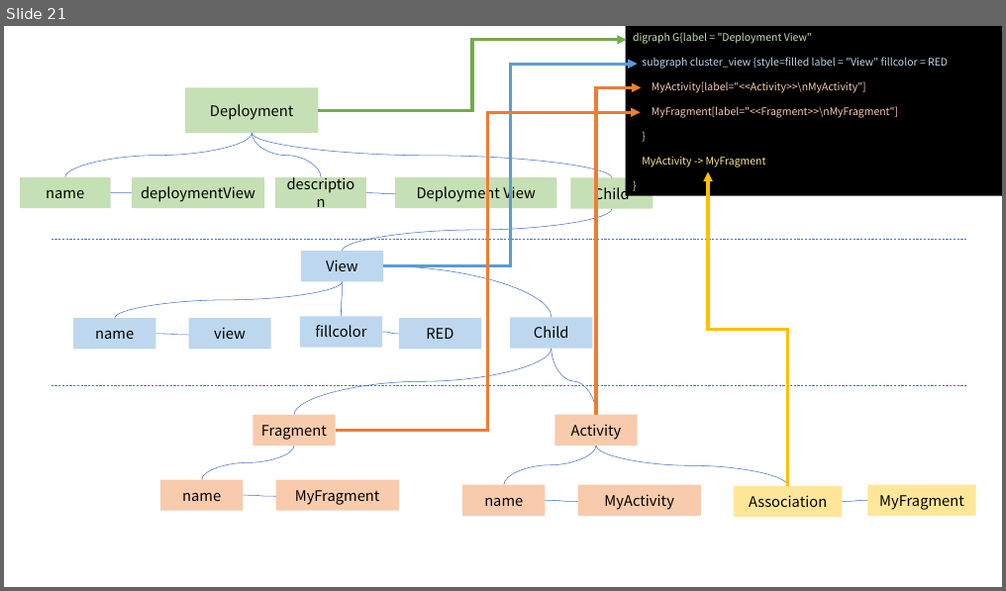
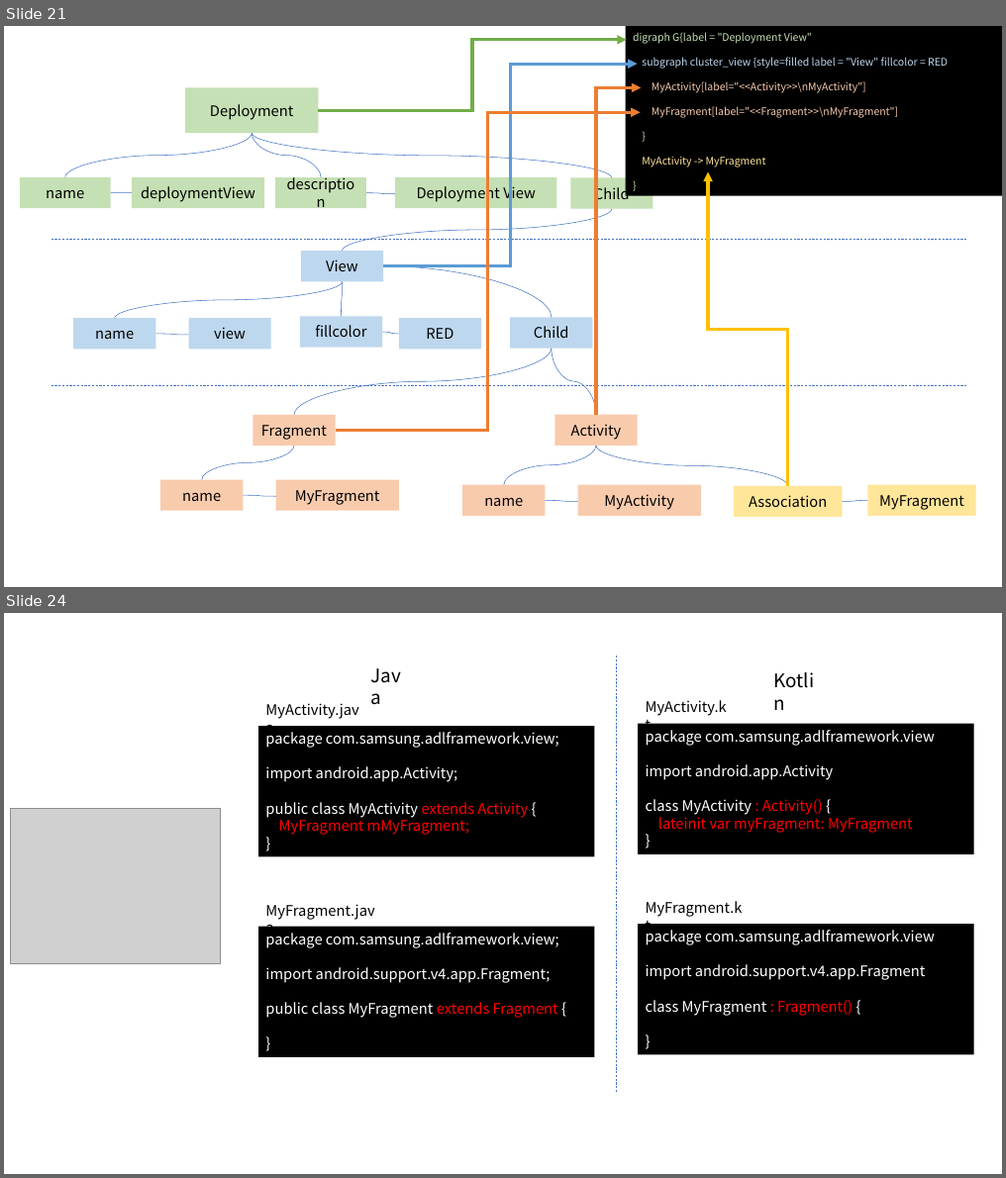
Before and after one commit to helloduk/TIL, a slide deck: AA/인증과제_ppt자료.pptx. Shown one above the other, each under a label of ours: slide 21 before the commit, slides 21 and 24 after it; the slides between them are not shown. The pictures are 1006x591 and 1006x1178 pixels, drawn with LibreOffice and Linux fonts; fonts in the diff are those of the drawing; grey boxes stand for pictures. Boxes give left, top, right and bottom in pixels: in the first picture for what was removed or moved away, otherwise in the second. Text is boxed around its words. In the diff, an @@ line names an element or a change of style, - is before the commit and + after.

```diff
--- a/AA/인증과제_ppt자료.pptx
+++ b/AA/인증과제_ppt자료.pptx
@@ slide 24 added at bbox=[4, 613, 1002, 1174], background #FFFFFF @@
@@ text added at bbox=[363, 661, 414, 690], 18 pt, text #000000 @@
+Java
@@ line added from (617, 656) to (617, 1092), #4472C4 0.5 pt dashed @@
@@ text added at bbox=[767, 665, 831, 695], 18 pt, text #000000 @@
+Kotlin
@@ text added at bbox=[646, 700, 727, 716], 14 pt, text #000000 @@
+MyActivity.kt
@@ rectangle added at bbox=[258, 726, 595, 858], fill #000000, 14 pt, text #FFFFFF @@
+package com.samsung.adlframework.view;
+import android.app.Activity;
+public class MyActivity extends Activity {
+MyFragment mMyFragment;
+}
@@ text added at bbox=[265, 703, 358, 719], 14 pt, text #000000 @@
+MyActivity.java
@@ rectangle added at bbox=[638, 724, 974, 855], fill #000000, 14 pt, text #FFFFFF @@
+package com.samsung.adlframework.view
+import android.app.Activity
+class MyActivity : Activity() {
+lateinit var myFragment: MyFragment
+}
@@ picture added at bbox=[11, 808, 221, 963] @@
@@ text added at bbox=[265, 904, 374, 920], 14 pt, text #000000 @@
+MyFragment.java
@@ text added at bbox=[646, 901, 743, 917], 14 pt, text #000000 @@
+MyFragment.kt
@@ rectangle added at bbox=[258, 927, 595, 1058], fill #000000, 14 pt, text #FFFFFF @@
+package com.samsung.adlframework.view;
+import android.support.v4.app.Fragment;
+public class MyFragment extends Fragment {
+}
@@ rectangle added at bbox=[638, 924, 974, 1055], fill #000000, 14 pt, text #FFFFFF @@
+package com.samsung.adlframework.view
+import android.support.v4.app.Fragment
+class MyFragment : Fragment() {
+}
```
Also in this commit, not shown: 1 slide changed, 2 other slides added, 1 slide removed, 4 other files.
